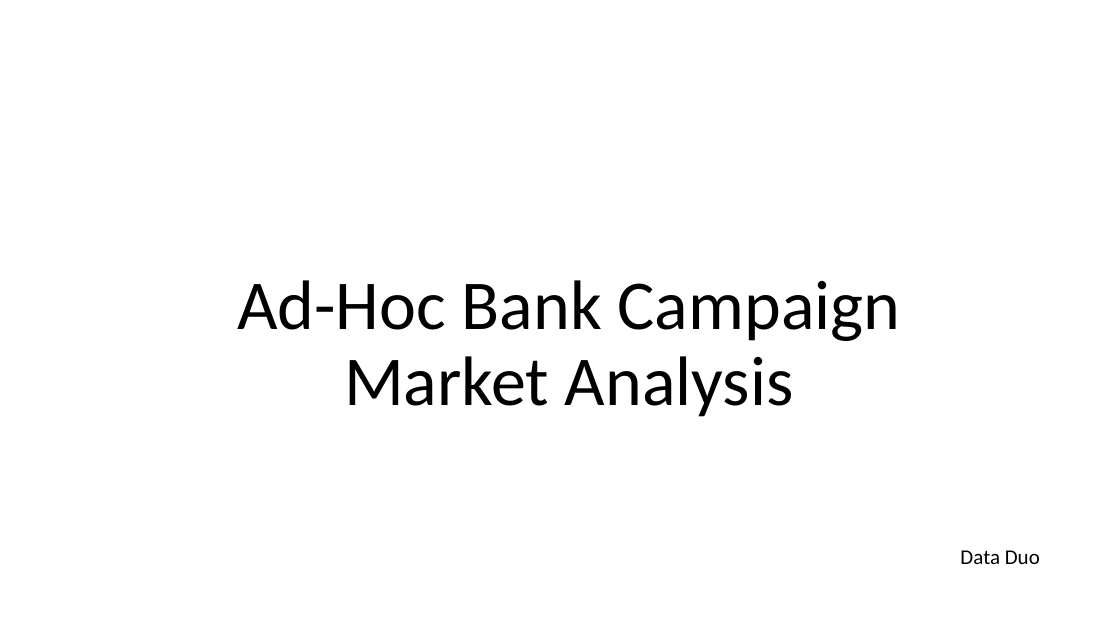
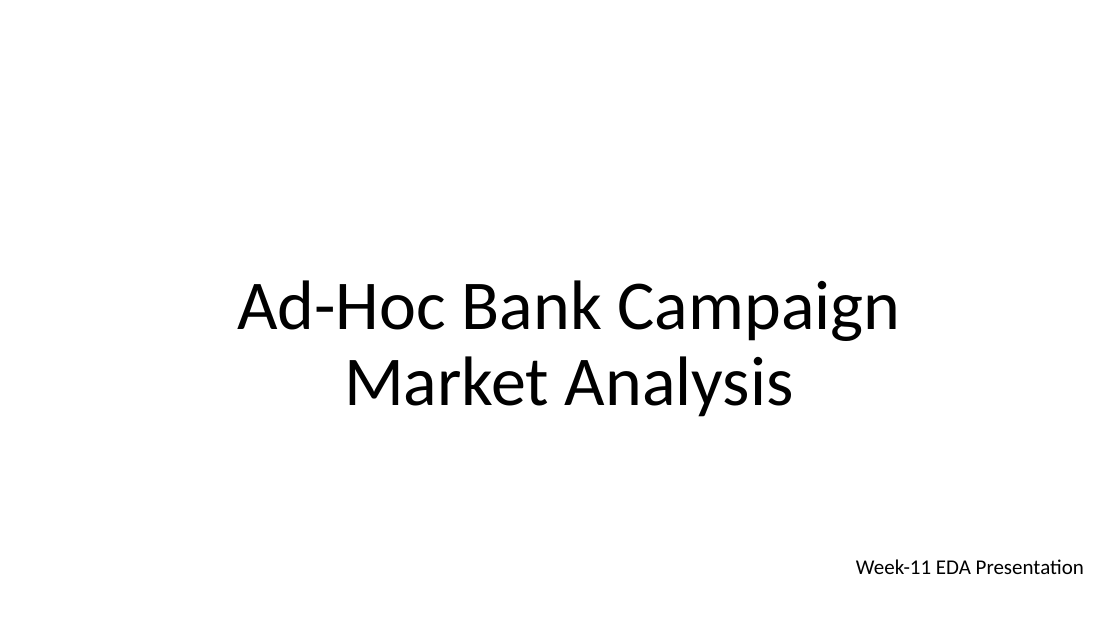
Before and after one commit to Ayushimalaviya/Bank-Marketing-Campaign-Analysis, a slide deck: slide 1 of week_11/EDA Presentation and proposed modeling technique.pptx. Drawn at 1120x630 pixels with LibreOffice and Linux fonts; fonts in the diff are those of the drawing. Boxes give left, top, right and bottom in pixels: in the first picture for what was removed or moved away, otherwise in the second. Text is boxed around its words. In the diff, an @@ line names an element or a change of style, - is before the commit and + after.

Commit message:
week 11

```diff
--- a/week_11/EDA Presentation and proposed modeling technique.pptx
+++ b/week_11/EDA Presentation and proposed modeling technique.pptx
@@ text at (856,559,1084,574): text changed @@
-Data Duo
+Week-11 EDA Presentation
```
Also in this commit, not shown: 1 other slide changed, 1 slide added, 1 other file.
